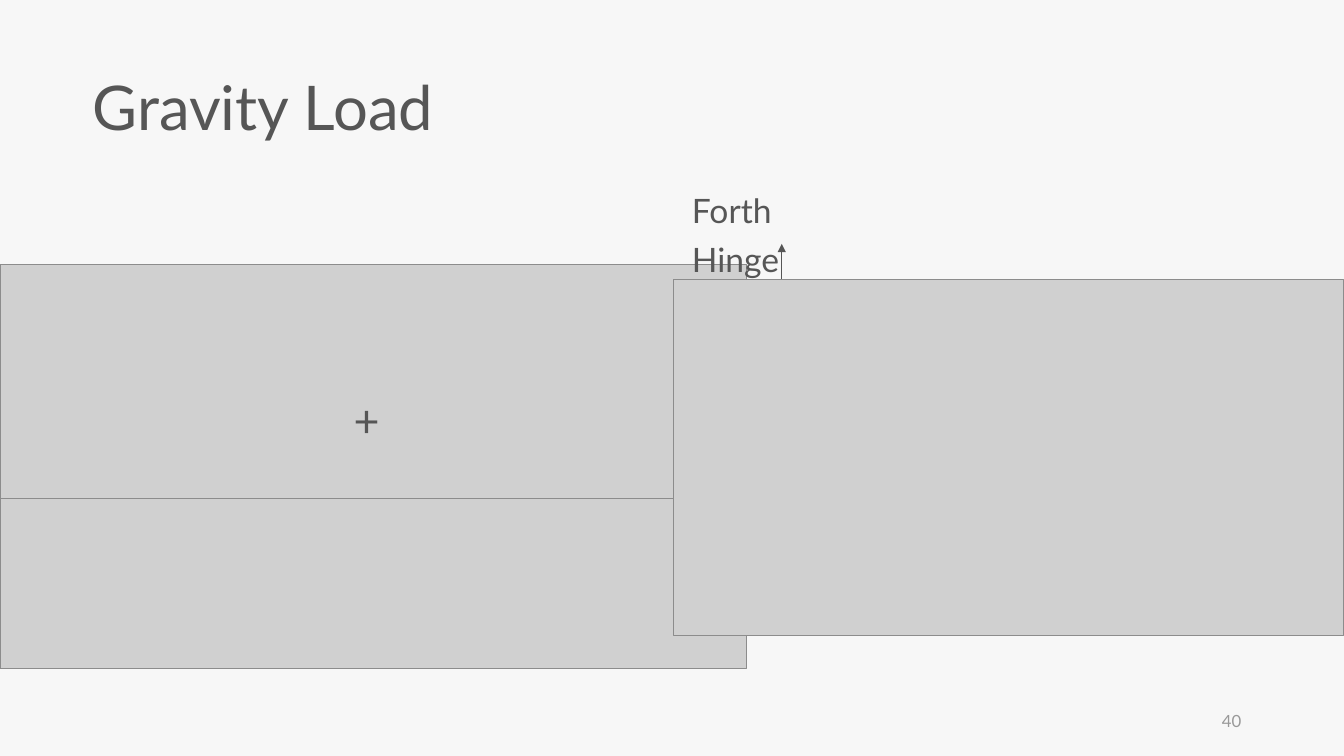
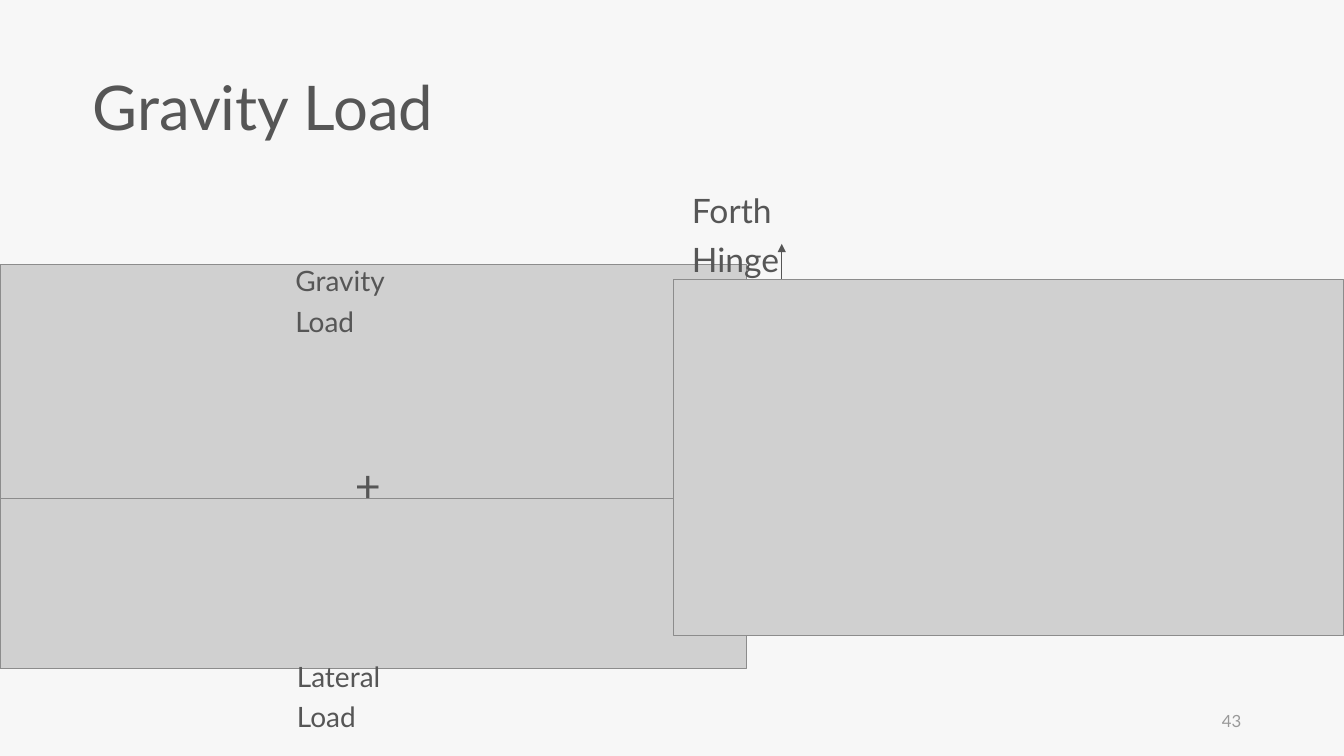
Before and after one commit to skyran1278/thesis, a slide deck: slide 43 of Meeting/20190523 Seminar/20190523 Seminar.pptx (slide 40 before the commit). Drawn at 1344x756 pixels with LibreOffice and Linux fonts; fonts in the diff are those of the drawing; grey boxes stand for pictures. Boxes give left, top, right and bottom in pixels: in the first picture for what was removed or moved away, otherwise in the second. Text is boxed around its words. In the diff, an @@ line names an element or a change of style, - is before the commit and + after.

```diff
--- a/Meeting/20190523 Seminar/20190523 Seminar.pptx
+++ b/Meeting/20190523 Seminar/20190523 Seminar.pptx
@@ text added at (x1=295, y1=270, x2=385, y2=332), 20 pt, text #565656 @@
+Gravity Load
@@ text "+" moved from (x1=354, y1=377, x2=393, y2=447) to (x1=355, y1=442, x2=394, y2=511) @@
@@ text added at (x1=297, y1=666, x2=380, y2=727), 20 pt, text #565656 @@
+Lateral Load
@@ page number at (x1=1222, y1=715, x2=1241, y2=727): text changed @@
-40
+43
```
Also in this commit, not shown: 18 other slides changed, 6 slides added, 3 slides removed.
